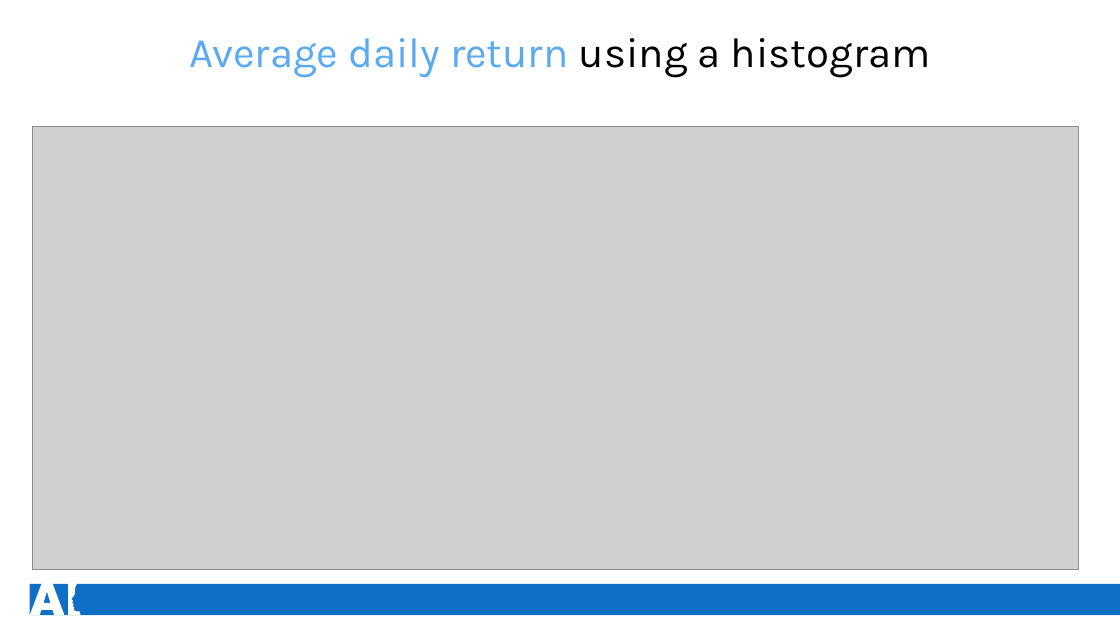
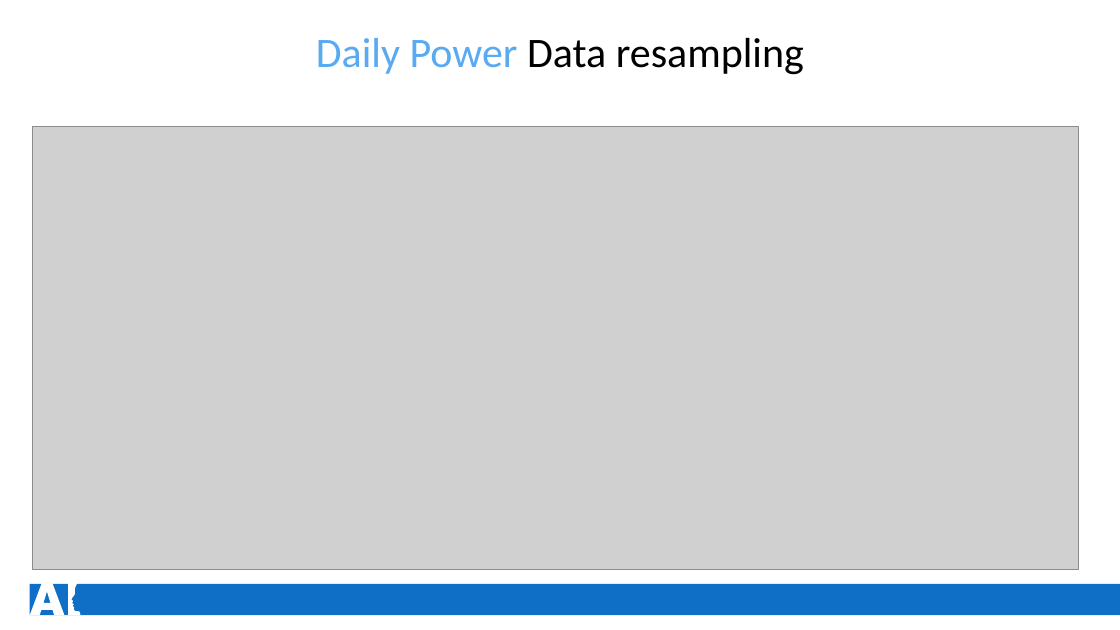
Before and after one commit to rakiiibul/House-hold-electrice-power-consumptiuon_LSTM, a slide deck: slide 10 of MachineLearing.pptx. Drawn at 1120x630 pixels with LibreOffice and Linux fonts; fonts in the diff are those of the drawing; grey boxes stand for pictures. Boxes give left, top, right and bottom in pixels: in the first picture for what was removed or moved away, otherwise in the second. Text is boxed around its words. In the diff, an @@ line names an element or a change of style, - is before the commit and + after.

```diff
--- a/MachineLearing.pptx
+++ b/MachineLearing.pptx
@@ text at [316, 38, 804, 75]: text changed; font Karla to Calibri; text colour #59AAF2 to #000000 @@
-Average daily return using a histogram
+Daily Power Data resampling
```
Also in this commit, not shown: 7 other slides changed, 7 slides added, 6 slides removed.
